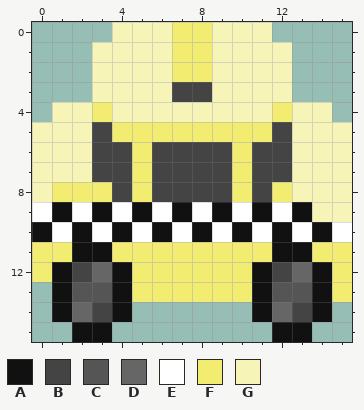
Pixel-art sprite, stored at assets/taxi.png. The picture above is the old version.
The file is 16x16 pixels.
Palette (. is transparent): A #111111  B #444444  C #555555  D #666666  E #ffffff  F #f2ed71  G #f7f4b8
Pixels before, first column x 0:
 0 ....GGGFFGGG....
 1 ...GGGGFFGGGG...
 2 ...GGGGFFGGGG...
 3 ...GGGGBBGGGG...
 4 .GGFGGGGGGGGFGG.
 5 GGGBFFFFFFFFBGGG
 6 GGGBBFBBBBFBBGGG
 7 GGGBBFBBBBFBBGGG
 8 GFFFBFBBBBFBFGGG
 9 EAEAEAEAEAEAEAGG
10 AEAEAEAEAEAEAEAE
11 FFAAFFFFFFFFAAFF
12 FABDAFFFFFFABDAF
13 .ACCAFFFFFFACCAF
14 .ADBA......ADBA.
15 ..AA........AA..
After the commit:
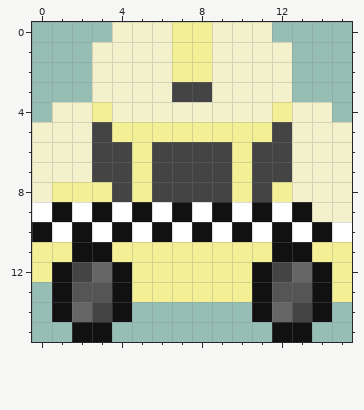
Edits made:
colour F: #f2ed71 -> #f2ef95
colour G: #f7f4b8 -> #f2f1cc
Where, in picture pixels (left, top, right, bottom), the same in both pictures:
changed: (32, 22, 352, 302)
